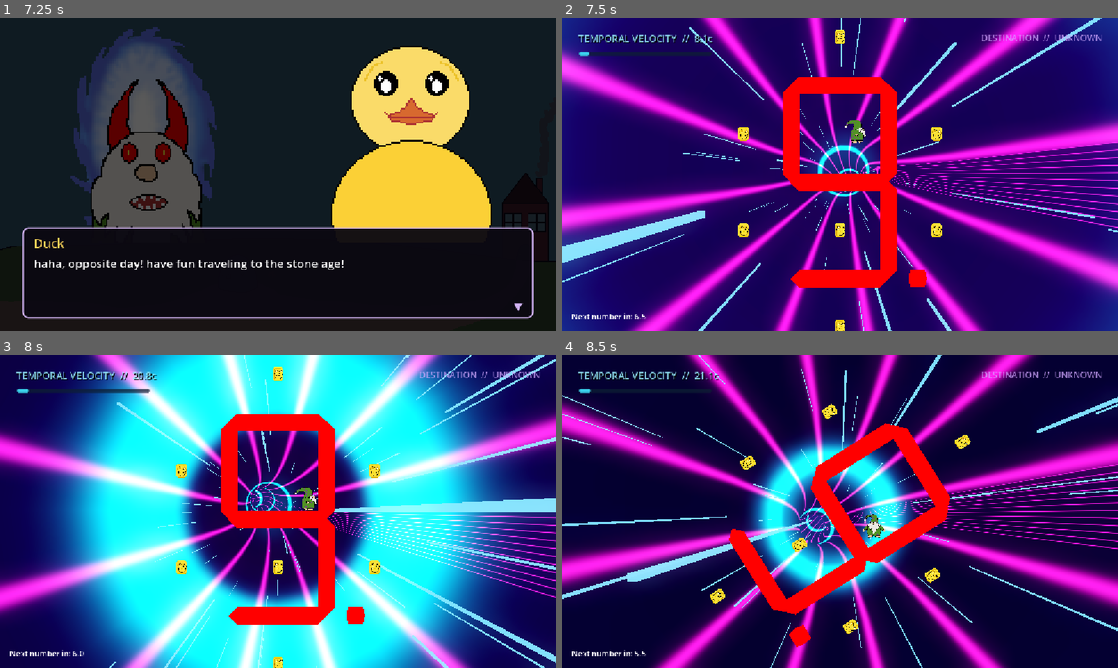
Above: before the commit, frames 1-4 (two rows, left to right).
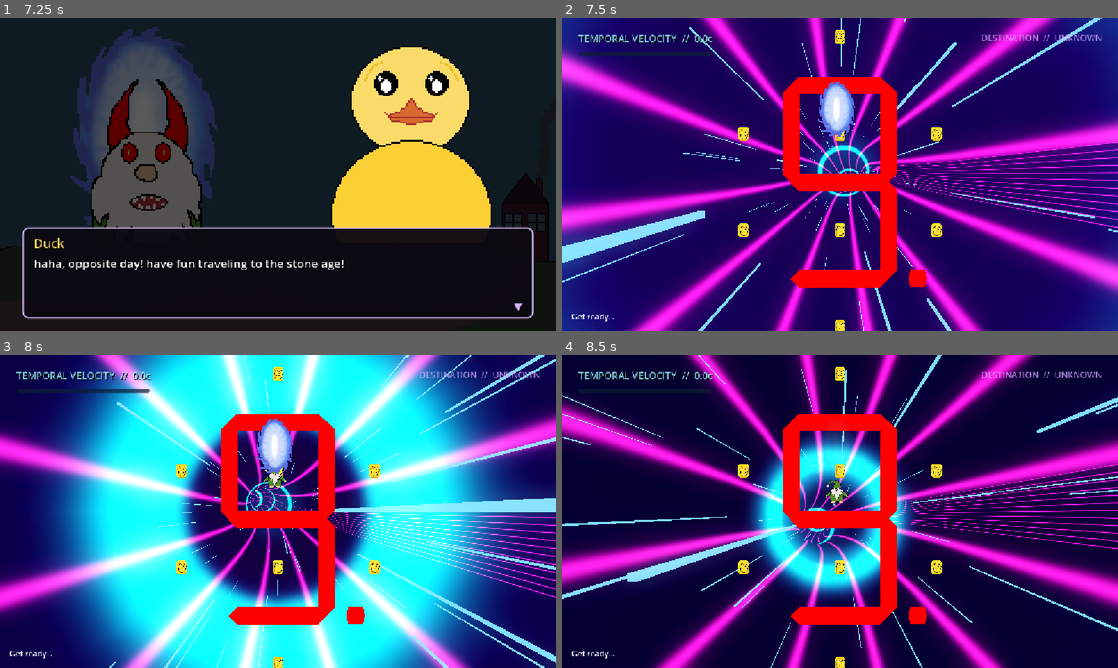
Above: after the commit, the same moments.

Repository: The-Quackonauts/DevilInTheDigits
Game: Godot game, scene res://scenes/main_menu.tscn
Same seed, same stepped clock (60 frames per second), same inputs: the game is played once before the commit and once after it. The engine's default icon, where the game draws it, is replaced by a stand-in: a white triangle on a blue panel in a dark square.
Inputs (mouse positions are in pixels of both pictures, inside the frame that each line leads up to):
- Up to frame 1 (7.25 s): click "PLAY" at 0.5 s; move the mouse to (400, 158) at 1.27 s; hold D (move_right) 1.28-2 s; click (400, 158) at 1.42 s; tap Space (jump) at 1.52, 2.75, 4.25, 4.52 s; tap Enter at 2, 3.5, 5.75 s; drag from (166, 190) to (250, 237) at 2.02 s; move the mouse to (333, 105) at 2.77 s; hold D (move_right) 2.78-3.5 s; drag from (250, 237) to (111, 127) at 3.52 s; move the mouse to (444, 221) at 4.27 s; hold A (move_left) 4.28-5 s; drag from (111, 127) to (194, 96) at 5.02 s; move the mouse to (305, 174) at 5.77 s; hold A (move_left) 5.78-6.5 s; click (305, 174) at 5.92 s; drag from (194, 96) to (166, 190) at 6.52 s
- Up to frame 2 (7.5 s): tap Space (jump) at 7.25 s; move the mouse to (962, 158) at 7.27 s; hold D (move_right) from 7.28 s (still down)
- Up to frame 3 (8 s): keep holding D (move_right); tap Space (jump) at 7.52 s
- Up to frame 4 (8.5 s): release D (move_right) at 8 s; drag from (728, 527) to (840, 664) at 8.02 s

Frame 1 is identical in both runs. In frame 2, 1.2% of the frame differs, in the area x 1-55%, y 5-98%; in frame 3, 1.4%; in frame 4, 11%, in the area x 1-74%, y 3-100%.

Commit message:
better portal flow logic

Diff:
--- a/countey-gamey/scripts/game.gd
+++ b/countey-gamey/scripts/game.gd
@@ -2,6 +2,9 @@
 
 const PORTAL_SCENE := preload("res://scenes/portal.tscn")
 const PORTAL_POSITION := Vector2(720, 112)
+const PORTAL_FADE_SECONDS := 0.4
+const PLAYER_DROP_DISTANCE := 70.0
+const PLAYER_DROP_SECONDS := 0.45
 const COIN_CHARGE_MAX := 66.0
 const FINAL_CHARGE_SECONDS := 5.0
 
@@ -15,6 +18,7 @@
 @onready var pickup_sound: AudioStreamPlayer2D = $PickupSound
 @onready var time_vortex = $TimeVortex
 @onready var portal_noise: AudioStreamPlayer2D = $PortalNoise
+@onready var player: CharacterBody2D = $Player
 
 var coins_collected := 0
 var total_coins := 0
@@ -28,11 +32,39 @@
 	digit_timer.wait_time = seconds_per_digit
 	digit_timer.one_shot = false
 	digit_timer.timeout.connect(_on_digit_timer_timeout)
+	countdown_label.text = "Get ready..."
+	await _play_opening()
 	digit_timer.start()
 
 
 func _process(_delta: float) -> void:
-	countdown_label.text = "Next number in: %.1f" % digit_timer.time_left
+	if not digit_timer.is_stopped():
+		countdown_label.text = "Next number in: %.1f" % digit_timer.time_left
+
+
+func _play_opening() -> void:
+	var portal := PORTAL_SCENE.instantiate() as Area2D
+	portal.position = player.position + Vector2.UP * 28.0
+	add_child(portal)
+	portal_noise.play()
+
+	_8.process_mode = Node.PROCESS_MODE_DISABLED
+	player.process_mode = Node.PROCESS_MODE_DISABLED
+	player.velocity = Vector2.ZERO
+	await get_tree().create_timer(PORTAL_FADE_SECONDS).timeout
+
+	var drop := create_tween()
+	drop.tween_property(
+		player, "position:y", player.position.y + PLAYER_DROP_DISTANCE, PLAYER_DROP_SECONDS
+	).set_trans(Tween.TRANS_QUAD).set_ease(Tween.EASE_IN)
+	await drop.finished
+
+	var fade := create_tween()
+	fade.tween_property(portal, "modulate:a", 0.0, PORTAL_FADE_SECONDS)
+	await fade.finished
+	portal.queue_free()
+	player.process_mode = Node.PROCESS_MODE_INHERIT
+	_8.process_mode = Node.PROCESS_MODE_INHERIT
 
 
 func _on_digit_timer_timeout() -> void:
@@ -51,10 +83,16 @@
 		await charge_finished
 		await time_vortex.charge_to(100.0, FINAL_CHARGE_SECONDS)
 		var portal := PORTAL_SCENE.instantiate() as Area2D
-		portal_noise.play()
 		portal.position = PORTAL_POSITION
 		portal.body_entered.connect(_enter_portal)
-		add_child.call_deferred(portal)
+		portal.monitoring = false
+		portal.modulate.a = 0.0
+		add_child(portal)
+		portal_noise.play()
+		var fade := create_tween()
+		fade.tween_property(portal, "modulate:a", 1.0, PORTAL_FADE_SECONDS)
+		await fade.finished
+		portal.monitoring = true
 
 
 func _enter_portal(_body: Node2D) -> void:
